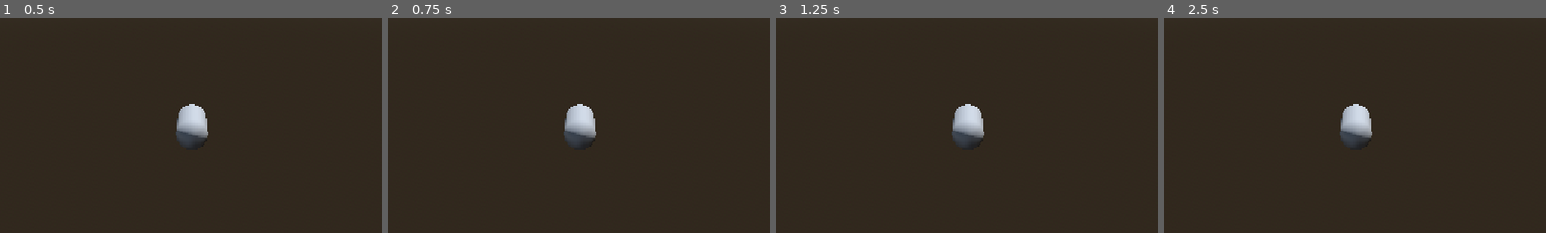
Above: before the commit, frames 1-4 (left to right).
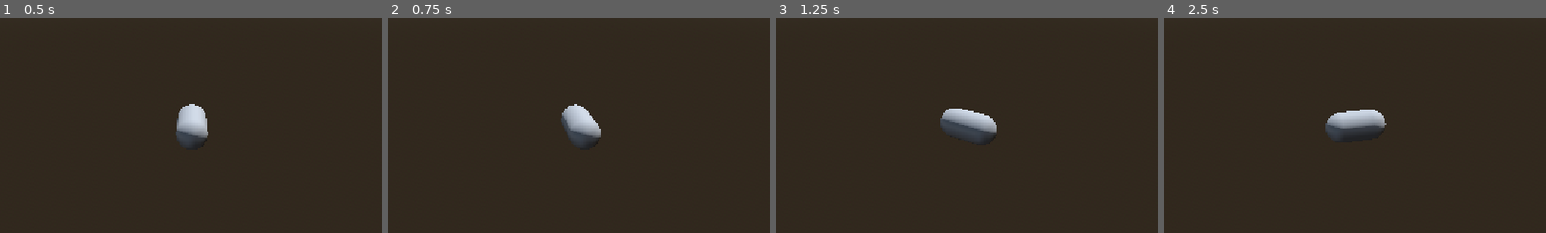
Above: after the commit, the same moments.

Repository: PeterDrake/yachtsinkers
Game: Godot game, scene res://yachtsinkers.tscn
Same seed, same stepped clock (60 frames per second), same inputs: the game is played once before the commit and once after it. Sound files missing from this copy of the repository are replaced by a short silence.
Inputs:
- Up to frame 1 (0.5 s): no input
- Up to frame 2 (0.75 s): tap Enter at 0.5 s; hold Right (ui_right) from 0.53 s (still down)
- Up to frame 3 (1.25 s): keep holding Right (ui_right)
- Up to frame 4 (2.5 s): release Right (ui_right) at 1.28 s; hold Down (ui_down) 1.28-2.03 s; tap Space at 2 s; hold Right (ui_right) from 2.03 s (still down)
The pictures show only the part of the screen within x 25-75%, y 33-83%; the shares and areas given below are measured in that part.

Frame 1 is identical in both runs. In frame 2, 0.5% of the frame differs, in the area x 45-56%, y 40-60%; in frame 3, 1.5%; in frame 4, 1.7%, in the area x 42-59%, y 40-60%.

Commit message:
Added player rotation

Diff:
--- /dev/null
+++ b/player.gd
@@ -0,0 +1,22 @@
+extends CharacterBody3D
+
+const SPEED = 5.0
+const ROTATION_SPEED = 1.5
+
+var rotation_direction = 0
+
+func _physics_process(delta: float) -> void:
+	var rotation_input = Input.get_axis("ui_left","ui_right")
+	rotation_direction = (transform.basis * Vector3(0, rotation_input, 0)).normalized()
+	rotation += rotation_direction * ROTATION_SPEED * delta
+
+	#var input_dir := Input.get_vector("ui_left", "ui_right", "ui_up", "ui_down")
+	#var direction := (transform.basis * Vector3(input_dir.x, 0, input_dir.y)).normalized()
+	#if direction:
+		#velocity.x = direction.x * SPEED
+		#velocity.z = direction.z * SPEED
+	#else:
+		#velocity.x = move_toward(velocity.x, 0, SPEED)
+		#velocity.z = move_toward(velocity.z, 0, SPEED)
+
+	move_and_slide()
--- a/player.tscn
+++ b/player.tscn
@@ -1,10 +1,13 @@
 [gd_scene format=3 uid="uid://cca0fudfwucjs"]
+
+[ext_resource type="Script" uid="uid://5arewfe6go3x" path="res://player.gd" id="1_4flbx"]
 
 [sub_resource type="CapsuleShape3D" id="CapsuleShape3D_t7gb3"]
 
 [sub_resource type="CapsuleMesh" id="CapsuleMesh_xx5pe"]
 
 [node name="Player" type="CharacterBody3D" unique_id=219399317]
+script = ExtResource("1_4flbx")
 
 [node name="CollisionShape3D" type="CollisionShape3D" parent="." unique_id=888322649]
 transform = Transform3D(1, 0, 0, 0, -4.371139e-08, -1, 0, 1, -4.371139e-08, 0, 0, 0)
Not shown, added: player.gd.uid
